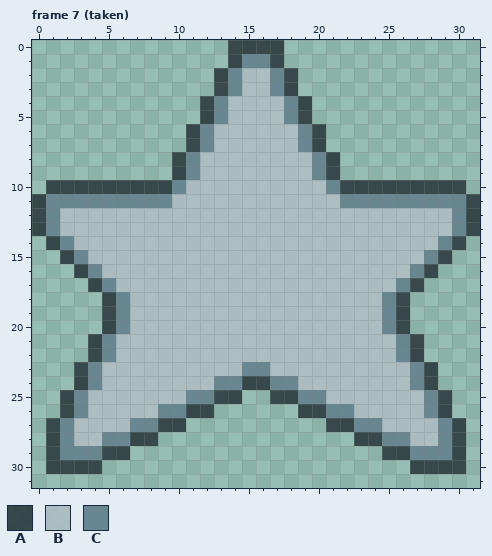
Two states of a pixel-art file, entities/star/star.aseprite. Above is the file before it was changed.
32x32 pixels, 13 frames. Shown: frame 7 (taken). The commit also changed other frames, which this record leaves out.
Visible layers, top first: "Layer 2", "Layer 1".
Palette (. is transparent): A #263238d6  B #b0bec5d6  C #607d8bd6
Pixels before, frame 7 (taken), first column x 0:
 0 ..............AAAA..............
 1 ..............ACCA..............
 2 .............ACBBCA.............
 3 .............ACBBCA.............
 4 ............ACBBBBCA............
 5 ............ACBBBBCA............
 6 ...........ACBBBBBBCA...........
 7 ...........ACBBBBBBCA...........
 8 ..........ACBBBBBBBBCA..........
 9 ..........ACBBBBBBBBCA..........
10 .AAAAAAAAACBBBBBBBBBBCAAAAAAAAA.
11 ACCCCCCCCCBBBBBBBBBBBBCCCCCCCCCA
12 ACBBBBBBBBBBBBBBBBBBBBBBBBBBBBCA
13 ACBBBBBBBBBBBBBBBBBBBBBBBBBBBBCA
14 .ACBBBBBBBBBBBBBBBBBBBBBBBBBBCA.
15 ..ACBBBBBBBBBBBBBBBBBBBBBBBBCA..
16 ...ACBBBBBBBBBBBBBBBBBBBBBBCA...
17 ....ACBBBBBBBBBBBBBBBBBBBBCA....
18 .....ACBBBBBBBBBBBBBBBBBBCA.....
19 .....ACBBBBBBBBBBBBBBBBBBCA.....
20 .....ACBBBBBBBBBBBBBBBBBBCA.....
21 ....ACBBBBBBBBBBBBBBBBBBBBCA....
22 ....ACBBBBBBBBBBBBBBBBBBBBCA....
23 ...ACBBBBBBBBBBCCBBBBBBBBBBCA...
24 ...ACBBBBBBBBCCAACCBBBBBBBBCA...
25 ..ACBBBBBBBCCAA..AACCBBBBBBBCA..
26 ..ACBBBBBCCAA......AACCBBBBBCA..
27 .ACBBBBCCAA..........AACCBBBBCA.
28 .ACBBCCAA..............AACCBBCA.
29 .ACCCAA..................AACCCA.
30 .AAAA......................AAAA.
Now the later version:
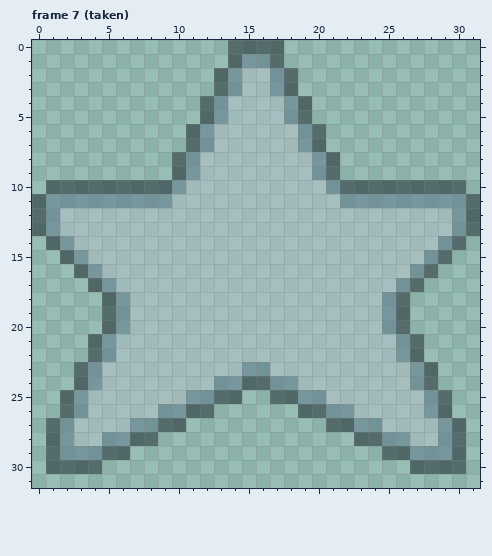
What changed:
colour A: #263238d6 -> #26323896
colour B: #b0bec5d6 -> #b0bec596
colour C: #607d8bd6 -> #607d8b96
Changed places in both pictures, as pixel boxes (x1, y1, x2, y2):
changed: (32, 40, 480, 474)
